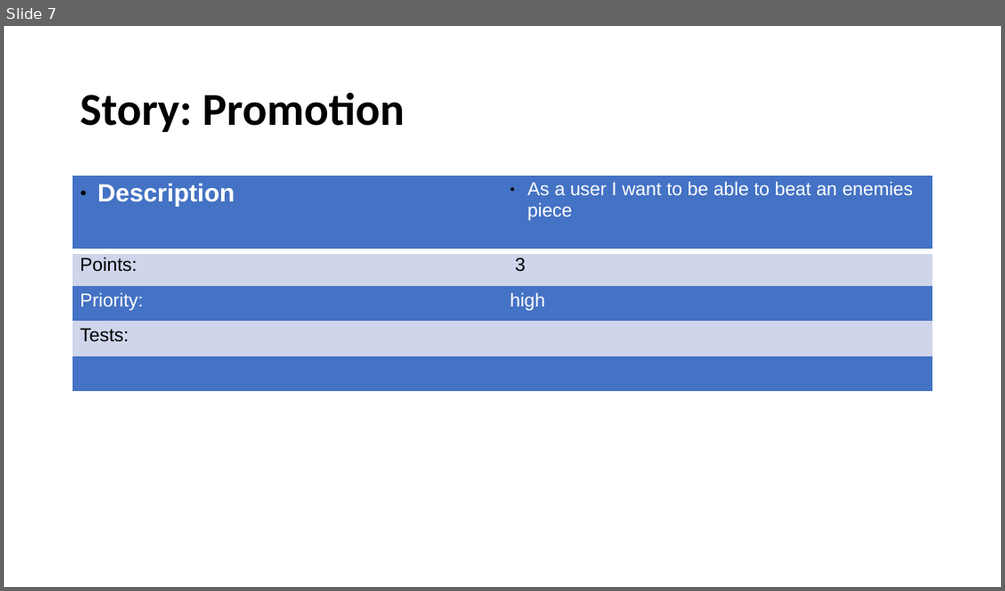
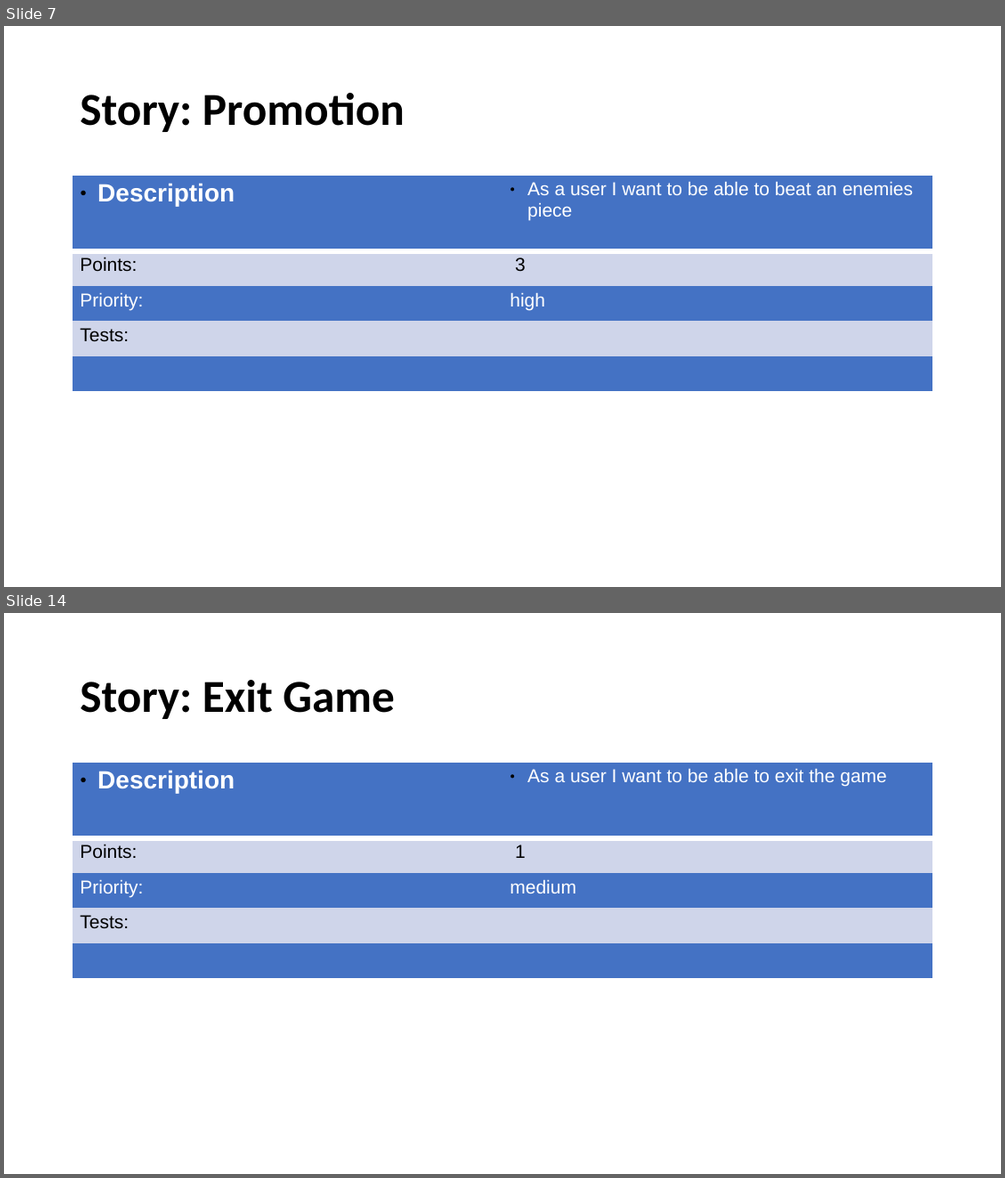
Before and after one commit to nolliebigspin/chess-game, a slide deck: docs/content/storycards/raw/Storycards.odp. Shown one above the other, each under a label of ours: slide 7 before the commit, slides 7 and 14 after it; the slides between them are not shown. The pictures are 1005x591 and 1005x1178 pixels, drawn with LibreOffice and Linux fonts; fonts in the diff are those of the drawing. Boxes give left, top, right and bottom in pixels: in the first picture for what was removed or moved away, otherwise in the second. Text is boxed around its words. In the diff, an @@ line names an element or a change of style, - is before the commit and + after.

Commit message:
update storycards

```diff
--- a/docs/content/storycards/raw/Storycards.odp
+++ b/docs/content/storycards/raw/Storycards.odp
@@ slide 14 added at bbox=[4, 613, 1001, 1174], background #FFFFFF @@
@@ title added at bbox=[80, 680, 395, 719], 44 pt, text #000000, bold @@
+Story: Exit Game
@@ table added at bbox=[73, 763, 933, 976], 5 rows, 2 columns @@
+Description | As a user I want to be able to exit the game
+Points: | 1
+Priority: | medium
+Tests: | 
+ | 
```
Also in this commit, not shown: 1 slide changed, 9 other slides added.
